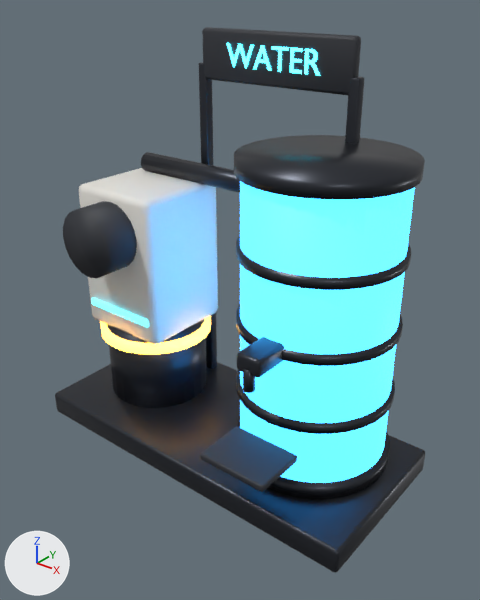
The FBX model My project/Assets/Resources/Garden/WaterPump.fbx, before and after one commit.
Rendered twice from a 50 mm camera at (2.2, -2.63, 2.64) aimed at (0.13, -0.04, 1.04). Lighting does not change. The marker at lower left points along +X, +Y and +Z. The older version comes first. Where no turn or scale is listed for an object, it has been applied to the vertices. Vertices at exactly the same position are counted once.

In view in the first picture: 'Base', 'Drip tray', 'Motor', 'Pump body', 'Riser', 'Sign plate', 'Sign post', 'Sign post.001', 'Tank', 'Tank band', 'Tank band.002', 'Tank cap', 'Tank foot', 'Text.002', 'Wellhead' and 5 more.
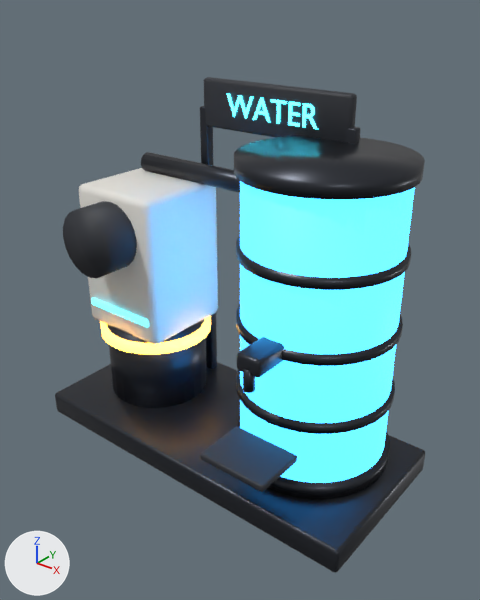
Where the change shows, as pixel boxes [x1, y1, x2, y2] in the pictures (480 x 600 px):
'Sign plate', moved: before [202, 27, 361, 95]; after [204, 77, 357, 142]
'Text.002', moved: before [226, 43, 320, 76]; after [227, 94, 318, 129]
'Sign post', rescaled (14% shorter): before [199, 62, 217, 369]; after [200, 106, 217, 369]
'Sign post.001', rescaled: before [345, 77, 364, 144]; after [346, 127, 361, 144]

What changed in the scene script:
```text
Change me_sign_plate:
    used by ob_sign_plate; location = (0.0, 0.0, 0.0)
    remove me_sign_plate.from_pydata(...)  # 56 vertices, 54 faces; spans x -0.5..0.5, y 0.39..0.45, z 2.11..2.39
    add me_sign_plate.from_pydata(...)  # 56 vertices, 54 faces; spans x -0.5..0.5, y 0.39..0.45, z 1.84..2.12
    me_sign_plate part 1: the whole mesh is moved by (0.0, 0.0, -0.27)
Change me_sign_post_001:
    used by ob_sign_post_001; location = (0.0, 0.0, 0.0)
    remove me_sign_post_001.from_pydata(...)  # 56 vertices, 54 faces; spans x 0.47..0.53, y 0.39..0.45, z 0.0..2.2
    add me_sign_post_001.from_pydata(...)  # 56 vertices, 54 faces; spans x 0.47..0.53, y 0.39..0.45, z 0.0..1.96
    me_sign_post_001 part 3: the whole mesh is scaled about the mesh origin by (1, 1, 0.886)
Change me_sign_post:
    used by ob_sign_post; location = (0.0, 0.0, 0.0)
    remove me_sign_post.from_pydata(...)  # 56 vertices, 54 faces; spans x -0.53..-0.47, y 0.39..0.45, z 0.0..2.2
    add me_sign_post.from_pydata(...)  # 56 vertices, 54 faces; spans x -0.53..-0.47, y 0.39..0.45, z 0.0..1.96
    me_sign_post part 2: the whole mesh is scaled about the mesh origin by (1, 1, 0.886)
Change ob_text_002:
    ob_text_002.location: (0.0, 0.385, 2.25) -> (0.0, 0.385, 1.98)
```
